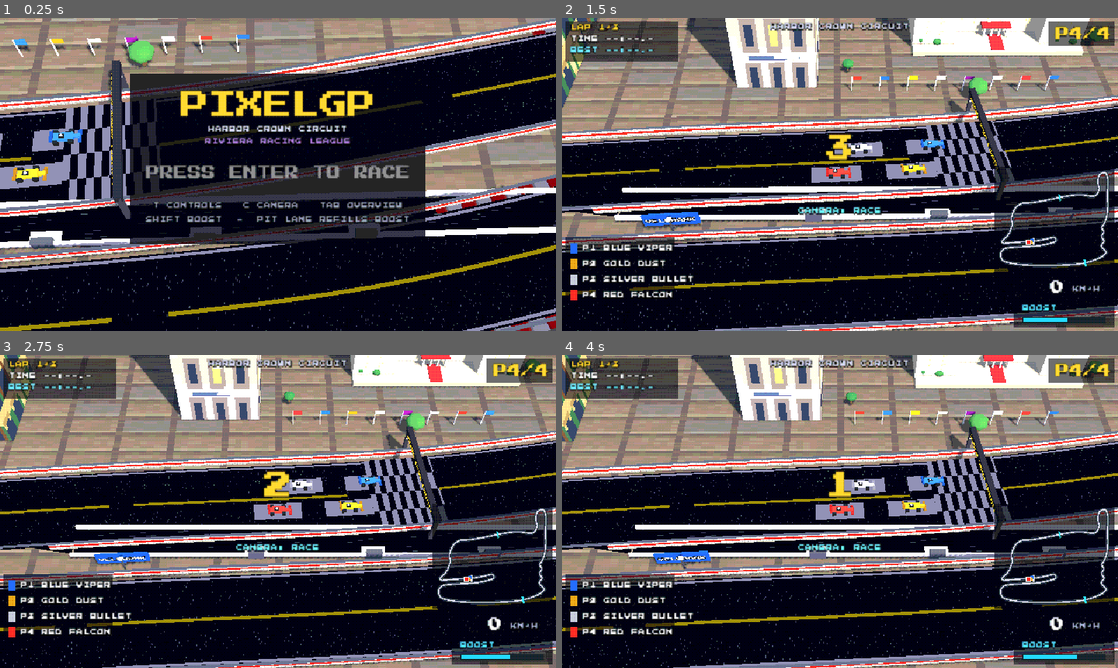
Above: before the commit, frames 1-4 (two rows, left to right).
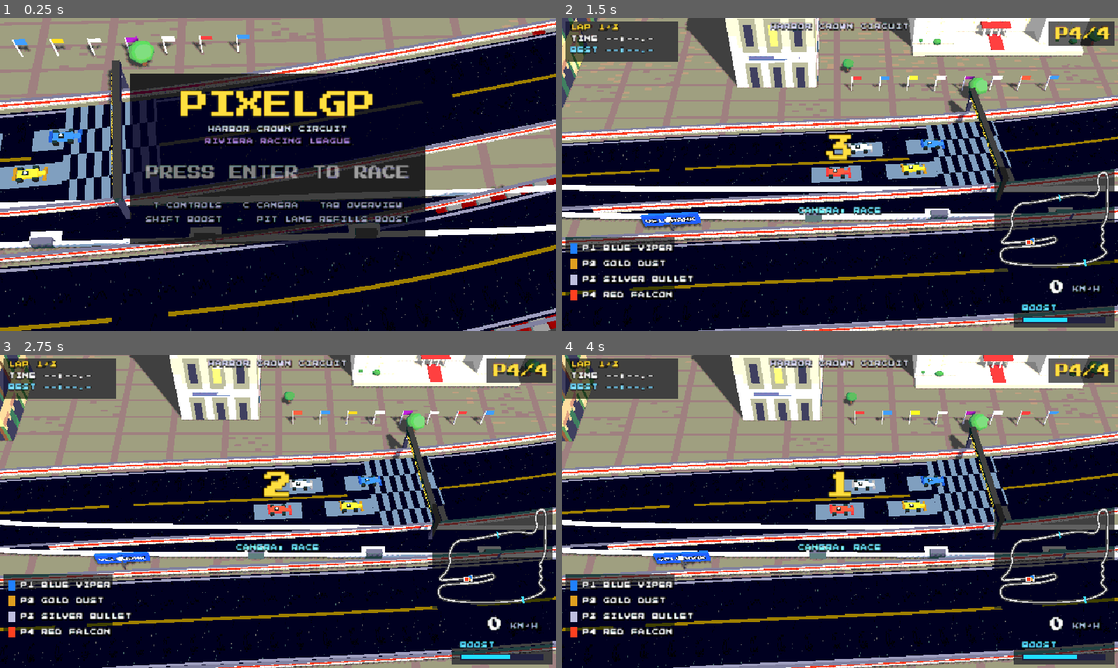
Above: after the commit, the same moments.

Repository: dtcbychris/lookie
Game: Godot game, scene res://scenes/harbor_crown_circuit.tscn
Two runs of this game, one before a commit and one after it. Both use one fixed random seed, a clock stepped at 60 frames per second and the inputs below.
Inputs:
- Up to frame 1 (0.25 s): no input
- Up to frame 2 (1.5 s): tap Enter (ui_accept) at 0.5, 0.77 s; hold D (steer_right) 0.53-1.28 s; hold Shift (boost) 0.53-1.28 s; tap C (camera) at 0.8, 1.35 s; hold S (brake) from 1.28 s (still down)
- Up to frame 3 (2.75 s): tap Enter (ui_accept) at 1.52 s; tap W (throttle) at 1.55 s; release S (brake) at 2.03 s; hold D (steer_right) from 2.03 s (still down); hold W (throttle) from 2.03 s (still down); tap Shift (boost) at 2.3 s
- Up to frame 4 (4 s): release D (steer_right) at 2.78 s; release W (throttle) at 2.78 s; hold Up 2.78-3.53 s; tap Shift (boost) at 2.85 s; tap Enter (ui_accept) at 3.02, 3.77 s; tap C (camera) at 3.05, 3.6 s; hold A (steer_left) from 3.53 s (still down); hold W (throttle) from 3.53 s (still down)

The runs differ from the first frame. In frame 1, 37% of the frame differs, in the area x 0-100%, y 0-100%; in frame 2, 34%; in frame 3, 35%; in frame 4, 35%.

Commit message:
Shortcut redesign, gate mechanic, dither removal (playtest round 3)
- Branch corridors now sample through open Catmull-Rom like the main
  track: the pit lane and quayside cut curve smoothly instead of the
  angular polylines
- Fix the off-track bug: backing out of a branch mouth released nothing,
  so the corridor clamp dragged the car along the alley's infinite
  extension; backing out now returns you to the main road. Entry also
  requires moving INTO the corridor (alignment check), not brushing past
- The shortcut is now an actual secret with stakes: a hedge-colored gate
  physically seals the mouth; it slides open for lap 2 only, one use,
  then closes forever (HUD rumor toast + red/green signal lamp). Miss
  the window and it's gone
- Removed ordered dithering from the palette pass and calmed the pave
  grout + asphalt speckle: the grain read as noise, not style

Sim green incl. branch checks: pit capped 80.0 + refill, cut capped
110.0, both exit idx_err=0; laps 45.9-47.5s spread 1.67s.

https://claude.ai/code/session_01LjE6X8FbmbjT1RiC5ZbF2u

Diff:
--- a/pixelgp/data/harbor_crown_track.json
+++ b/pixelgp/data/harbor_crown_track.json
@@ -318,21 +318,22 @@
     "AZURE BAY MARINA",
     "RIVIERA RACING LEAGUE"
   ],
-  "branches_comment": "alternate corridors off the main centerline (art px). 'pit' refills boost at a speed cost; 'hidden' is an ungated player-knowledge shortcut (not on minimap). Entry requires deliberately steering off-line.",
+  "branches_comment": "alternate corridors off the main centerline (art px), sampled through Catmull-Rom like the main track. 'pit' refills boost at a speed cost. 'gated' corridors are sealed behind a physical gate that the race director opens once (lap 2 only, single use) - miss it and it's gone.",
   "branches": [
     {
       "name": "pit",
       "type": "pit",
       "half_width": 7,
       "speed_cap": 80,
-      "points": [[211, 596], [243, 601], [420, 601], [439, 593]]
+      "points": [[211, 596], [228, 600], [300, 601], [380, 601], [422, 600], [439, 593]]
     },
     {
       "name": "quayside_cut",
       "type": "hidden",
+      "gated": true,
       "half_width": 7,
       "speed_cap": 110,
-      "points": [[213, 634], [187, 650], [184, 706], [212, 740], [247, 747]]
+      "points": [[213, 634], [197, 646], [187, 668], [186, 700], [199, 727], [224, 742], [247, 747]]
     }
   ],
   "set_dressing_comment": "hand-placed composition layer; art-px coords, facing in degrees (0=+x east, 90=+z south). Rendered by scripts/set_dressing.gd prop library.",
--- a/pixelgp/scripts/car_physics.gd
+++ b/pixelgp/scripts/car_physics.gd
@@ -45,6 +45,7 @@
 var branch_s := 0.0
 var pit_stamp := -10.0  # race time of last pit boost refill (for HUD/audio)
 var _pit_refilled := false
+var _hidden_ok := false  # gate state, set from input each step
 var braking := false
 var wall_hit := false
 var impact_stamp := -10.0  # race time of last wall impact (for fx/audio)
@@ -127,6 +128,7 @@
 	_update_checkpoints(t_now)
 	_update_wrong_way()
 	if bool(input.get("branches", false)):
+		_hidden_ok = bool(input.get("hidden_ok", false))
 		_check_branch_entry()
 
 ## Branch corridors (pit / hidden paths): same wall-clamp model as the main
@@ -134,12 +136,18 @@
 ## checkpoints, and positions keep working while off the main line.
 func _check_branch_entry() -> void:
 	for b in track.branches:
+		if b["gated"] and not _hidden_ok:
+			continue  # gate is closed: corridor is sealed
 		if absf(track.wrap_index_diff(idx, b["entry_idx"])) > 12:
 			continue
 		var p0: Vector3 = b["pts"][0]
-		if (pos.x - p0.x) ** 2 + (pos.z - p0.z) ** 2 > (b["half"] + 4.0) ** 2:
+		if (pos.x - p0.x) ** 2 + (pos.z - p0.z) ** 2 > (b["half"] + 3.0) ** 2:
 			continue
-		# require deliberately steering off-line toward the branch side
+		# must be moving INTO the corridor, not just brushing past its mouth
+		var d0: Vector3 = b["seg_dir"][0]
+		if cos(move_dir) * d0.x + sin(move_dir) * d0.z < 0.5:
+			continue
+		# and deliberately steered off-line toward the branch side
 		var sp: Vector3 = track.samples[idx]
 		var nrm: Vector3 = track.normals[idx]
 		var lat := (pos.x - sp.x) * nrm.x + (pos.z - sp.z) * nrm.z
@@ -172,6 +180,13 @@
 	var dir: Vector3 = b["seg_dir"][branch_seg]
 	var nrm: Vector3 = b["seg_norm"][branch_seg]
 	var along := (pos.x - a.x) * dir.x + (pos.z - a.z) * dir.z
+	# backed out of the mouth: release to the main road, or the corridor
+	# clamp would drag the car along the alley's infinite extension
+	if branch_seg == 0 and along < -1.0:
+		branch = null
+		idx = b["entry_idx"]
+		prev_idx = idx
+		return
 	branch_s = b["cum"][branch_seg] + maxf(along, 0.0)
 	# lateral clamp with the usual angle-scaled wall penalty
 	var lat := (pos.x - a.x) * nrm.x + (pos.z - a.z) * nrm.z
--- a/pixelgp/scripts/hud.gd
+++ b/pixelgp/scripts/hud.gd
@@ -26,6 +26,7 @@
 var _flash: ColorRect
 var _impact_seen := -10.0
 var _pit_seen := -10.0
+var _gate_toasted := false
 var _slip: Label
 var _race_ui: Array[CanvasItem] = []
 var _menu_ui: Array[CanvasItem] = []
@@ -202,6 +203,9 @@
 	if car.pit_stamp > _pit_seen:
 		_pit_seen = car.pit_stamp
 		toast("PIT SERVICE - BOOST REFILLED")
+	if race.gate_open_stamp >= 0.0 and not _gate_toasted:
+		_gate_toasted = true
+		toast("A GATE ON THE WEST PROMENADE SLID OPEN...")
 	_slip.visible = car.slipstreaming and race.state == RM.State.RACING
 	_toast_t = maxf(_toast_t - _dt, 0.0)
 	_toast.modulate.a = clampf(_toast_t * 2.0, 0.0, 1.0)
--- a/pixelgp/scripts/main.gd
+++ b/pixelgp/scripts/main.gd
@@ -22,6 +22,8 @@
 
 var _cam: Camera3D
 var _hud: CanvasLayer
+var _race: Node
+var _tb: Node3D
 
 func _ready() -> void:
 	ControlPresets.load_settings()
@@ -49,6 +51,7 @@
 	var track_builder: Node3D = TrackBuilder.new()
 	world.add_child(track_builder)
 	track_builder.build(track)
+	_tb = track_builder
 
 	var scenery: Node3D = SceneryBuilder.new()
 	world.add_child(scenery)
@@ -62,6 +65,7 @@
 	race.name = "RaceManager"
 	race.track = track
 	add_child(race)
+	_race = race
 
 	# grid: 3 AI ahead, player starts P4 — overtaking is the fantasy
 	var team_colors: Array = []
@@ -104,6 +108,8 @@
 	audio.setup(race)
 
 func _process(_dt: float) -> void:
+	if _tb and _race:
+		_tb.update_gate(_race.hidden_gate_open(), _dt)
 	if Input.is_action_just_pressed("controls_preset"):
 		var p: Dictionary = ControlPresets.cycle_preset()
 		_hud.toast("CONTROLS: %s  (%s)" % [p["name"], p["desc"]])
@@ -112,24 +118,19 @@
 		ControlPresets.set_camera(_cam.mode)
 		_hud.toast("CAMERA: %s" % ("SHOWCASE" if _cam.mode == 1 else "RACE"))
 
-## Retro palette pass over the whole 640x360 frame: saturation boost, ordered
-## 2x2 dither, and per-channel posterization. "Everything is 3D, viewed
-## through a pixel lens."
+## Retro palette pass over the whole 640x360 frame: saturation boost and
+## per-channel posterization. (Ordered dithering removed after playtest —
+## the grain read as noise, not style.)
 func _palette_material() -> ShaderMaterial:
 	var sh := Shader.new()
 	sh.code = """
 shader_type canvas_item;
-uniform float levels = 7.0;
-uniform float saturation = 1.2;
+uniform float levels = 8.0;
+uniform float saturation = 1.18;
 void fragment() {
 	vec4 c = texture(TEXTURE, UV);
 	float g = dot(c.rgb, vec3(0.299, 0.587, 0.114));
 	c.rgb = clamp(mix(vec3(g), c.rgb, saturation), 0.0, 1.0);
-	vec2 grid = floor(UV * vec2(640.0, 360.0));
-	float bx = mod(grid.x, 2.0);
-	float by = mod(grid.y, 2.0);
-	float bayer = bx * 2.0 + by * (3.0 - 4.0 * bx);  // 2x2 ordered dither
-	c.rgb += (bayer / 3.0 - 0.5) * (0.4 / levels);
 	c.rgb = floor(c.rgb * levels + 0.5) / levels;
 	COLOR = c;
 }
--- a/pixelgp/scripts/race_manager.gd
+++ b/pixelgp/scripts/race_manager.gd
@@ -17,6 +17,14 @@
 var positions: Array = []  # car indices, best first
 var player_finish_pos := 0
 var _brake_ramp := 0.0
+
+# hidden-path gate: opens for lap 2 only, closes forever after one use —
+# miss the window and it's gone (Mario Kart rules)
+var hidden_used := false
+var gate_open_stamp := -10.0
+
+func hidden_gate_open() -> bool:
+	return state == State.RACING and not hidden_used and cars[player_index].lap == 1
 
 func _physics_process(dt: float) -> void:
 	if Input.is_action_just_pressed("restart"):
@@ -47,6 +55,11 @@
 		cars[i].step(dt, t, input)
 		nodes[i].sync(cars[i], track)
 	CarPhysics.resolve_contacts(cars)
+	var pc = cars[player_index]
+	if pc.branch != null and pc.branch["type"] == "hidden":
+		hidden_used = true  # one shot
+	if hidden_gate_open() and gate_open_stamp < 0.0:
+		gate_open_stamp = race_time
 	_update_positions()
 	if state == State.RACING and cars[player_index].finished:
 		state = State.FINISHED
@@ -76,6 +89,7 @@
 		"boost": Input.is_action_pressed("boost"),
 		"vmax_scale": 1.09 if slip else 1.0,
 		"branches": true,  # only the player may take pit lane / hidden paths
+		"hidden_ok": hidden_gate_open(),
 	}
 
 func _update_positions() -> void:
--- a/pixelgp/scripts/track_builder.gd
+++ b/pixelgp/scripts/track_builder.gd
@@ -66,7 +66,7 @@
 		# low side walls per segment, openings at both ends
 		var wall_mat: StandardMaterial3D = pit_wall_mat if b["type"] == "pit" else hedge_mat
 		var wall_h := 2.6 if b["type"] == "pit" else 3.4
-		for s in range(1, pts.size() - 2):
+		for s in range(2, pts.size() - 4):
 			var a: Vector3 = pts[s]
 			var c: Vector3 = pts[s + 1]
 			var mid := (a + c) * 0.5
@@ -82,11 +82,13 @@
 				w.position = mid + nrm2 * (half + 1.2) * side + Vector3(0, wall_h * 0.5, 0)
 				w.rotation.y = yaw
 				add_child(w)
-		# hidden entry disguise: flanking hedges that read as a solid wall
-		# from the racing line but leave the gap driveable
+		# hidden entry: flanking hedges + a sliding gate that seals the mouth.
+		# Closed, it reads as solid hedge wall; the race director opens it for
+		# one lap (see race_manager.hidden_gate_open) and it sinks away.
 		if b["type"] == "hidden":
 			var n0: Vector3 = b["seg_norm"][0]
 			var d0: Vector3 = b["seg_dir"][0]
+			var mouth_yaw := -atan2(d0.z, d0.x)
 			for side in [-1.0, 1.0]:
 				var h := MeshInstance3D.new()
 				var hm := BoxMesh.new()
@@ -94,8 +96,48 @@
 				h.mesh = hm
 				h.material_override = hedge_mat
 				h.position = pts[0] + n0 * (half + 2.8) * side - d0 * 2.0 + Vector3(0, 2.1, 0)
-				h.rotation.y = -atan2(d0.z, d0.x)
+				h.rotation.y = mouth_yaw
 				add_child(h)
+			hidden_gate = MeshInstance3D.new()
+			var gm := BoxMesh.new()
+			gm.size = Vector3(1.6, 4.0, half * 2.0 + 2.0)
+			hidden_gate.mesh = gm
+			hidden_gate.material_override = hedge_mat.duplicate()
+			hidden_gate.position = pts[0] + d0 * 0.5 + Vector3(0, 2.0, 0)
+			hidden_gate.rotation.y = mouth_yaw
+			add_child(hidden_gate)
+			_gate_closed_y = hidden_gate.position.y
+			# signal lamp on a post beside the mouth
+			var post := MeshInstance3D.new()
+			var pm2 := BoxMesh.new()
+			pm2.size = Vector3(0.7, 6.5, 0.7)
+			post.mesh = pm2
+			post.material_override = Pix.flat_mat(Color(0.3, 0.3, 0.33))
+			post.position = pts[0] + n0 * (half + 2.0) + Vector3(0, 3.25, 0)
+			add_child(post)
+			gate_lamp_mat = Pix.flat_mat(Color(0.7, 0.12, 0.1), 1.8)
+			var lamp := MeshInstance3D.new()
+			var lm2 := BoxMesh.new()
+			lm2.size = Vector3(1.4, 1.4, 1.4)
+			lamp.mesh = lm2
+			lamp.material_override = gate_lamp_mat
+			lamp.position = pts[0] + n0 * (half + 2.0) + Vector3(0, 7.0, 0)
+			add_child(lamp)
+
+## Animate the hidden gate (called from main each frame): sinks into the
+## ground while open, lamp flips red -> green.
+var hidden_gate: MeshInstance3D
+var gate_lamp_mat: StandardMaterial3D
+var _gate_closed_y := 2.0
+
+func update_gate(open: bool, dt: float) -> void:
+	if hidden_gate == null:
+		return
+	var target_y := _gate_closed_y - 4.6 if open else _gate_closed_y
+	hidden_gate.position.y = lerpf(hidden_gate.position.y, target_y, 1.0 - exp(-5.0 * dt))
+	var c := Color(0.2, 0.85, 0.3) if open else Color(0.7, 0.12, 0.1)
+	gate_lamp_mat.albedo_color = c
+	gate_lamp_mat.emission = c
 
 # --- generic strip builders -------------------------------------------------
 
--- a/pixelgp/scripts/track_data.gd
+++ b/pixelgp/scripts/track_data.gd
@@ -92,13 +92,15 @@
 
 ## Branches: alternate corridors (pit lane, hidden shortcuts). Same clamp
 ## physics as the main road, linear instead of looped; entry/exit anchored to
-## the nearest main-line samples.
+## the nearest main-line samples. Control points are sampled through an open
+## Catmull-Rom so corridors curve as smoothly as the circuit itself.
 func _build_branches_data(data: Dictionary) -> void:
 	branches.clear()
 	for bd in data.get("branches", []):
-		var pts := PackedVector3Array()
+		var ctrl: Array[Vector3] = []
 		for p in bd["points"]:
-			pts.append(Vector3(p[0] * WORLD_SCALE, 0.8, p[1] * WORLD_SCALE))
+			ctrl.append(Vector3(p[0] * WORLD_SCALE, 0.8, p[1] * WORLD_SCALE))
+		var pts := _smooth_open(ctrl, 6)
 		var seg_dir := PackedVector3Array()
 		var seg_norm := PackedVector3Array()
 		var cum := PackedFloat32Array()
@@ -118,6 +120,7 @@
 		branches.append({
 			"name": bd["name"],
 			"type": bd["type"],
+			"gated": bool(bd.get("gated", false)),
 			"half": float(bd["half_width"]),
 			"cap": float(bd["speed_cap"]),
 			"pts": pts,
@@ -129,6 +132,20 @@
 			"exit_idx": exit_idx,
 			"entry_side": entry_side,
 		})
+
+## Open Catmull-Rom: clamped ends (first/last control duplicated).
+static func _smooth_open(ctrl: Array[Vector3], per_seg: int) -> PackedVector3Array:
+	var out := PackedVector3Array()
+	var m := ctrl.size()
+	for i in m - 1:
+		var p0 := ctrl[maxi(i - 1, 0)]
+		var p1 := ctrl[i]
+		var p2 := ctrl[i + 1]
+		var p3 := ctrl[mini(i + 2, m - 1)]
+		for s in per_seg:
+			out.append(_catmull(p0, p1, p2, p3, float(s) / per_seg))
+	out.append(ctrl[m - 1])
+	return out
 
 static func _catmull(p0: Vector3, p1: Vector3, p2: Vector3, p3: Vector3, t: float) -> Vector3:
 	var t2 := t * t
--- a/pixelgp/tests/author_textures.gd
+++ b/pixelgp/tests/author_textures.gd
@@ -51,10 +51,10 @@
 	var img := Image.create(64, 64, false, Image.FORMAT_RGBA8)
 	for y in 64:
 		for x in 64:
-			var v := 0.052 + rng.randf() * 0.018
+			var v := 0.055 + rng.randf() * 0.01
 			img.set_pixel(x, y, Color(v, v, v * 1.12))
 	# repair patches
-	for p in 5:
+	for p in 4:
 		var px := rng.randi() % 56
 		var py := rng.randi() % 56
 		var pw := 6 + rng.randi() % 14
@@ -73,7 +73,7 @@
 			cx += rng.randi() % 3 - 1
 			cy += 1
 	# sparse light speckle
-	for s in 60:
+	for s in 20:
 		var sx := rng.randi() % 64
 		var sy := rng.randi() % 64
 		var c2 := img.get_pixel(sx, sy)
@@ -93,27 +93,25 @@
 func _ground() -> Image:
 	rng.seed = 102
 	var img := Image.create(48, 48, false, Image.FORMAT_RGBA8)
-	var grout := Color(0.3, 0.28, 0.24)
+	# calm promenade paving: subtle grout, gentle tone variance (the original
+	# high-contrast pave grid read as noise from the race camera)
+	var grout := Color(0.37, 0.345, 0.3)
 	for y in 48:
 		for x in 48:
 			if x % 8 == 0 or y % 8 == 0:
-				img.set_pixel(x, y, grout.lightened(rng.randf() * 0.06))
+				img.set_pixel(x, y, grout)
 			else:
-				var v := 0.4 + rng.randf() * 0.05
+				var v := 0.41 + rng.randf() * 0.028
 				img.set_pixel(x, y, Color(v, v * 0.92, v * 0.78))
-	# per-stone shading + occasional cool stone
 	for sy in 6:
 		for sx in 6:
-			var ox := sx * 8 + 1
-			var oy := sy * 8 + 1
-			if rng.randf() < 0.18:
+			if rng.randf() < 0.12:
+				var ox := sx * 8 + 1
+				var oy := sy * 8 + 1
 				for yy in range(oy, oy + 7):
 					for xx in range(ox, ox + 7):
 						var c := img.get_pixel(xx, yy)
-						img.set_pixel(xx, yy, Color(c.r * 0.92, c.g * 0.95, c.b * 1.05))
-			for k in 7:
-				img.set_pixel(ox + k, oy, img.get_pixel(ox + k, oy).lightened(0.12))
-				img.set_pixel(ox + k, oy + 6, img.get_pixel(ox + k, oy + 6).darkened(0.14))
+						img.set_pixel(xx, yy, Color(c.r * 0.96, c.g * 0.97, c.b * 1.02))
 	return img
 
 func _curb() -> Image:
Binary file changed: pixelgp/assets/textures/asphalt.png
Binary file changed: pixelgp/assets/textures/ground.png
Not shown, changed: pixelgp/README.md
